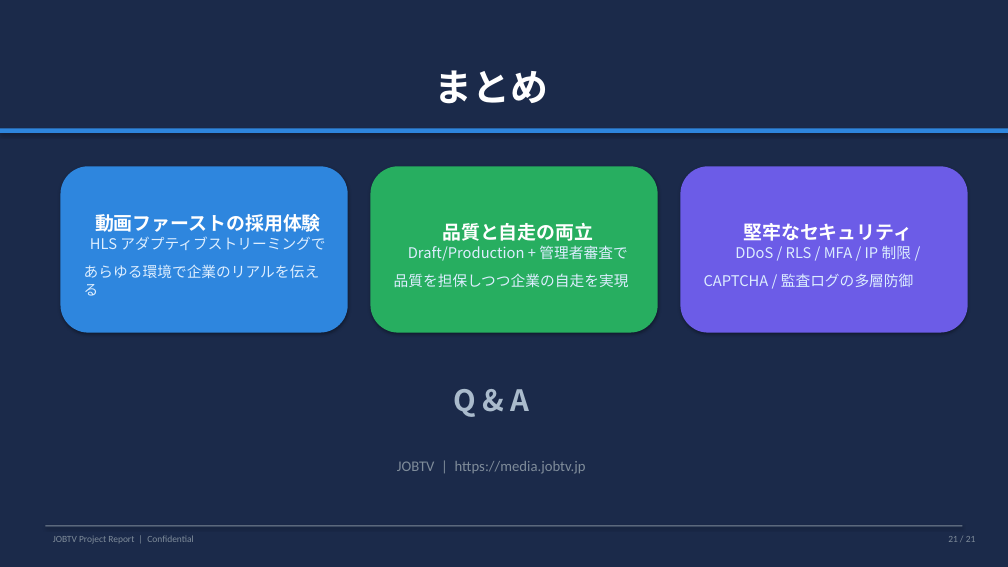
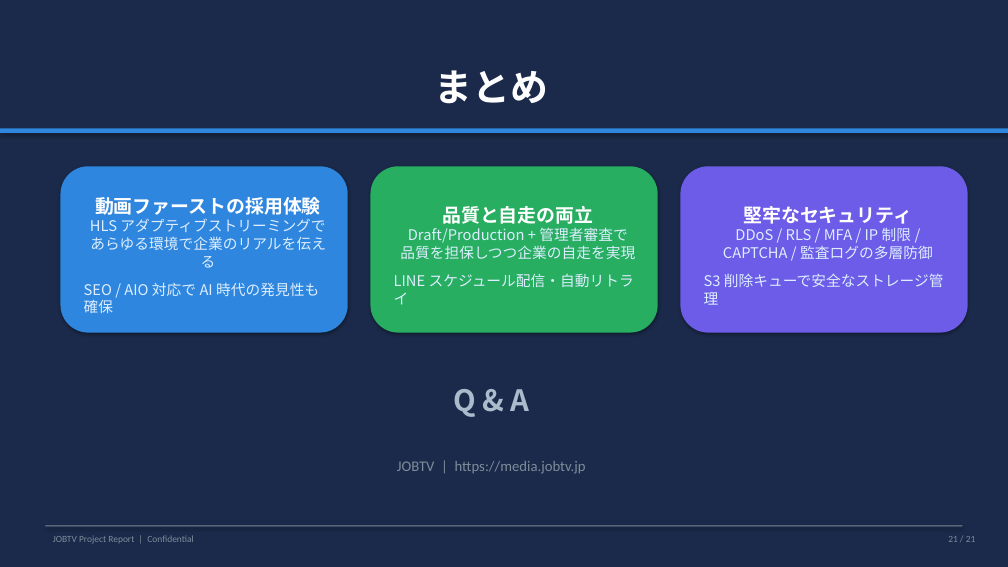
Before and after one commit to o-tatsuki1029/jobtv-app, a slide deck: slide 21 of docs/presentations/jobtv_executive_report.pptx. Drawn at 1008x567 pixels with LibreOffice and Linux fonts; fonts in the diff are those of the drawing. Boxes give left, top, right and bottom in pixels: in the first picture for what was removed or moved away, otherwise in the second. Text is boxed around its words. In the diff, an @@ line names an element or a change of style, - is before the commit and + after.

```diff
--- a/docs/presentations/jobtv_executive_report.pptx
+++ b/docs/presentations/jobtv_executive_report.pptx
@@ text in rounded rectangle at bbox=[84, 218, 326, 313]: text changed @@
-HLS アダプティブストリーミングで
-あらゆる環境で企業のリアルを伝える
+HLS アダプティブストリーミングで
+あらゆる環境で企業のリアルを伝える
+SEO / AIO 対応で AI 時代の発見性も確保
@@ text in rounded rectangle at bbox=[394, 227, 635, 305]: text changed @@
-Draft/Production + 管理者審査で
-品質を担保しつつ企業の自走を実現
+Draft/Production + 管理者審査で
+品質を担保しつつ企業の自走を実現
+LINE スケジュール配信・自動リトライ
@@ text in rounded rectangle at bbox=[704, 228, 944, 305]: text changed @@
-DDoS / RLS / MFA / IP 制限 /
-CAPTCHA / 監査ログの多層防御
+DDoS / RLS / MFA / IP 制限 /
+CAPTCHA / 監査ログの多層防御
+S3 削除キューで安全なストレージ管理
```
Also in this commit, not shown: 8 other slides changed, 18 other files.
